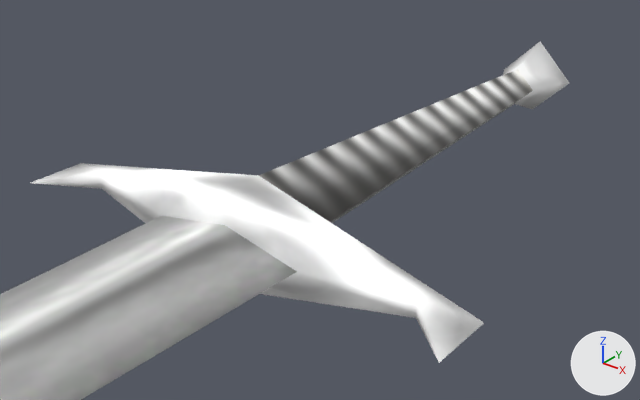
One commit to the Blender file models/items/weapons/medieval_weapons/one_handed_sword_1.blend: the scene before it, then after it.
Camera for both pictures: a 50 mm camera at (0.122, 0.0188, 0.0956) aimed at (-0.017, 0.1926, -0.0122). The lights are fixed; the arrows at lower right show +X, +Y and +Z. The older version comes first.

In view in the first picture: 'Blade', 'Handle'.
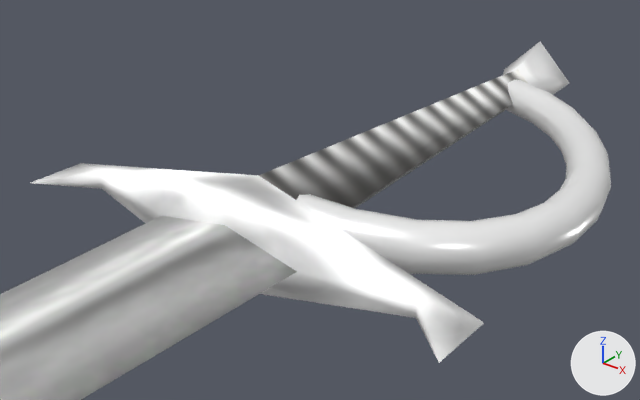
Location of each change, (x1, y1, x2, y2) in pixels of the pictures (640 x 400 px):
'Handguard', added
    after: (297, 79, 611, 275)

Diff of the bpy script that builds the scene:
```diff
--- a/models/items/weapons/medieval_weapons/one_handed_sword_1.blend.py
+++ b/models/items/weapons/medieval_weapons/one_handed_sword_1.blend.py
@@ mat_swordhandguard @@
+mat_swordhandguard = principled_material('SwordHandguard')
+mat_swordhandguard.texture = img_swordneutraldye
+mat_swordhandguard.metallic = 0.35
+mat_swordhandguard.roughness = 0.3
@@ cu_béziercurve @@
+cu_béziercurve = bpy.data.curves.new('BézierCurve', 'CURVE')
+cu_béziercurve.dimensions = '3D'
+_sp = cu_béziercurve.splines.new('BEZIER'); _sp.bezier_points.add(1)
+_sp.bezier_points.foreach_set('co', [0.0, 0.157, 0.0, 0.00304, 0.265, 0.0])
+_sp.bezier_points.foreach_set('handle_left', [-0.159, 0.165, 0.0, 0.0531, 0.25, 0.0])
+_sp.bezier_points.foreach_set('handle_right', [0.0851, 0.152, 0.0, -0.178, 0.32, 0.0])
+for _p, _l, _r in zip(_sp.bezier_points, ['ALIGNED', 'ALIGNED'], ['ALIGNED', 'ALIGNED']): _p.handle_left_type = _l; _p.handle_right_type = _r
+_sp.bezier_points.foreach_set('radius', [1.0, 0.846])
+_sp.order_u = 0
+_sp.order_v = 0
+cu_béziercurve.materials.append(mat_swordhandguard)  # picture img_swordneutraldye
+cu_béziercurve.use_path = True
+cu_béziercurve.bevel_depth = 0.006
+cu_béziercurve.fill_mode = 'FULL'
@@ ob_handguard @@
+ob_handguard = bpy.data.objects.new('Handguard', cu_béziercurve)
+ob_handguard.location = (0.0, 0.0, 0.0034)
```
